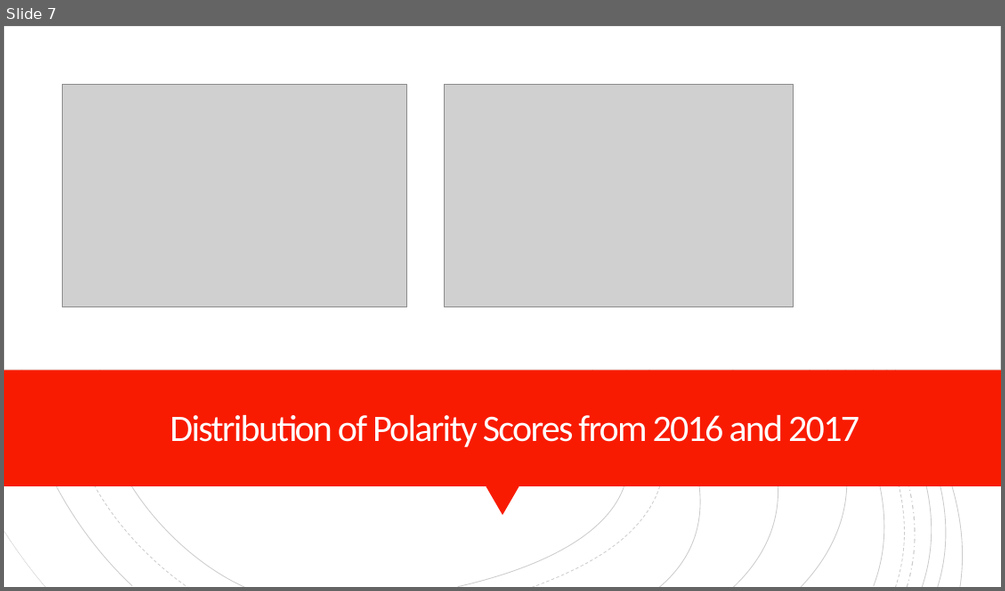
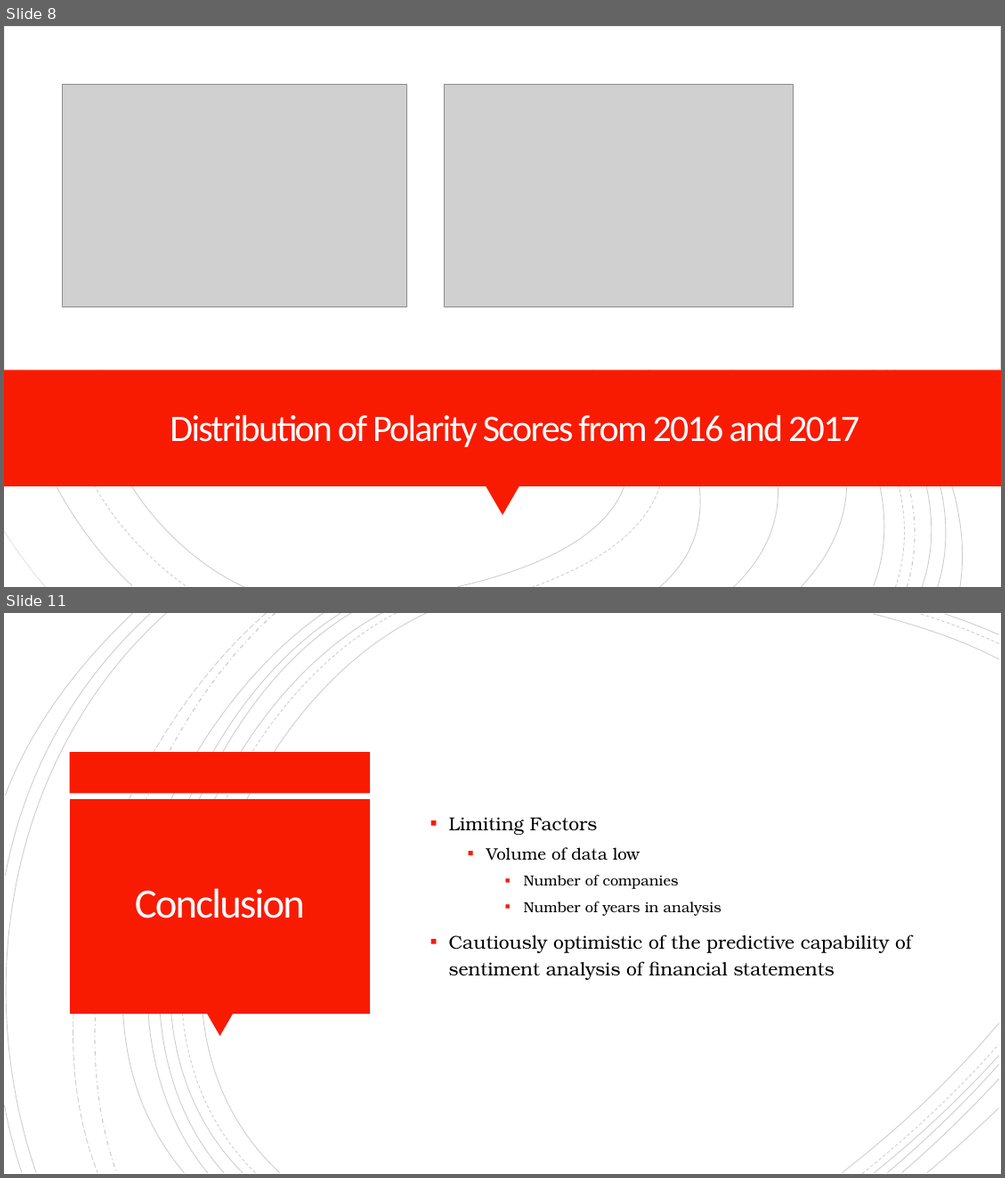
Before and after one commit to davepalazzo/Sentiment_Analysis_S-P_500, a slide deck: Economic_Forecasting.pptx. Shown one above the other, each under a label of ours: slide 7 before the commit, slides 8 and 11 after it; the slides between them are not shown. The pictures are 1005x591 and 1005x1178 pixels, drawn with LibreOffice and Linux fonts; fonts in the diff are those of the drawing; grey boxes stand for pictures. Boxes give left, top, right and bottom in pixels: in the first picture for what was removed or moved away, otherwise in the second. Text is boxed around its words. In the diff, an @@ line names an element or a change of style, - is before the commit and + after.

```diff
--- a/Economic_Forecasting.pptx
+++ b/Economic_Forecasting.pptx
@@ slide 11 added at (4,613,1001,1174), background #FFFFFF; not listed: 18 template elements that a slide beside it also shows @@
@@ rectangle added at (70,752,371,793), fill #F81B02 @@
@@ rectangle added at (70,799,370,1013), fill #F81B02 @@
@@ text added at (449,817,911,980), 18 pt, text #000000 @@
+▪ Limiting Factors
+  ▪ Volume of data low
+    ▪ Number of companies
+    ▪ Number of years in analysis
+▪ Cautiously optimistic of the predictive capability of sentiment analysis of financial statements
@@ title added at (135,888,305,918), 40 pt, text #FFFEFF @@
+Conclusion
@@ triangle added at (207,1013,233,1037), fill #F81B02 @@
@@ freeform shape added at (842,1022,999,1172), outline #000000 0.75 pt @@
@@ freeform shape added at (874,1055,999,1172), outline #000000 0.75 pt @@
@@ freeform shape added at (887,1064,998,1172), outline #000000 0.75 pt @@
@@ what was slide 7 is now slide 8 @@
```
Also in this commit, not shown: 2 slides changed, 3 other slides added, 2 slides removed.
